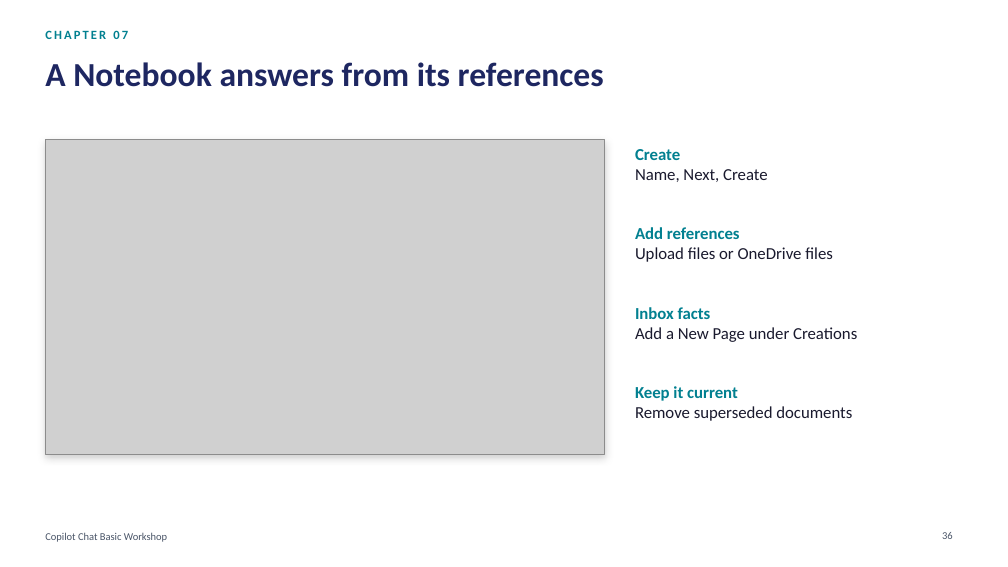
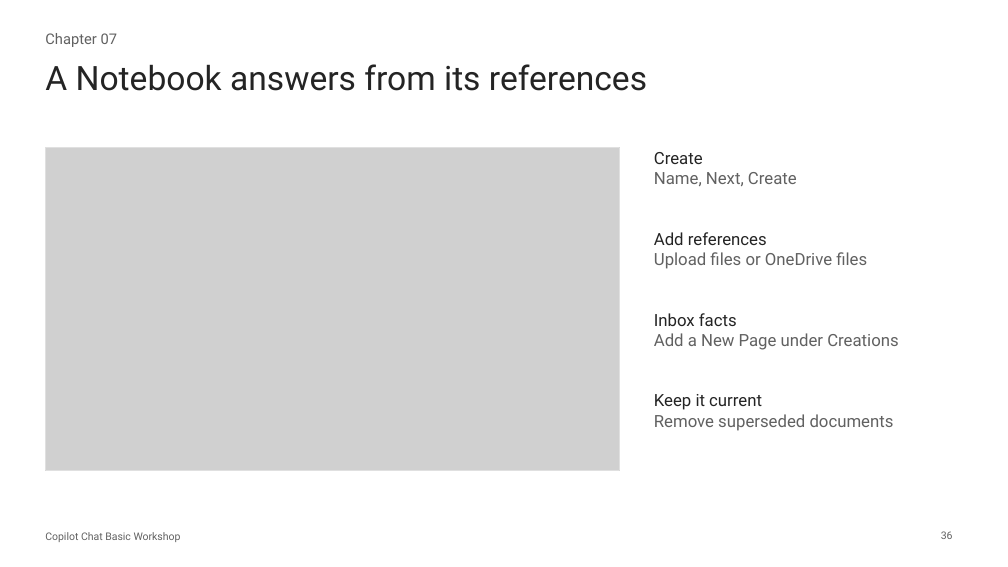
Before and after one commit to Asraf-JS/Copilot-Chat-Basic-Workshop, a slide deck: slide 36 of Copilot-Chat-Basic-Workshop-Deck.pptx. Drawn at 1008x567 pixels with LibreOffice and Linux fonts; fonts in the diff are those of the drawing; grey boxes stand for pictures. Boxes give left, top, right and bottom in pixels: in the first picture for what was removed or moved away, otherwise in the second. Text is boxed around its words. In the diff, an @@ line names an element or a change of style, - is before the commit and + after.

```diff
--- a/Copilot-Chat-Basic-Workshop-Deck.pptx
+++ b/Copilot-Chat-Basic-Workshop-Deck.pptx
@@ text at <box>45,33,118,47</box>: text changed; size 12 to 14 pt; font Calibri to Roboto; text colour #028090 to #616161; bold off @@
-CHAPTER 07
+Chapter 07
@@ title "A Notebook answers from its ..." at <box>45,64,647,91</box>: font Calibri to Roboto, text colour #1E2761 to #242424, bold off @@
@@ picture: place and size @@
-picture at <box>45,140,605,454</box>
+picture at <box>45,147,620,471</box>
@@ rectangle: place and size @@
-rectangle at <box>45,140,605,454</box>
+rectangle at <box>45,147,620,471</box>
@@ rectangle at <box>45,147,620,471</box>: fill #FFFFFF to none; outline #F1F4F7 1 pt to #E0E0E0 1 pt; shadow off @@
@@ text "Create": place and size @@
-text "Create" at <box>635,149,767,182</box>
+text "Create" at <box>654,152,797,186</box>
@@ text "Create" at <box>654,152,797,186</box>: font Calibri to Roboto; text colour #028090 to #242424, bold off in "Create"; text colour #1A1A2E to #616161 in "Name, Next, Create" @@
@@ text "Add references": place and size @@
-text "Add references" at <box>635,227,833,262</box>
+text "Add references" at <box>654,232,867,269</box>
@@ text "Add references" at <box>654,232,867,269</box>: font Calibri to Roboto; text colour #028090 to #242424, bold off in "Add references"; text colour #1A1A2E to #616161 in "Upload files or OneDrive files" @@
@@ text "Inbox facts": place and size @@
-text "Inbox facts" at <box>635,307,857,342</box>
+text "Inbox facts" at <box>654,313,898,350</box>
@@ text "Inbox facts" at <box>654,313,898,350</box>: font Calibri to Roboto; text colour #028090 to #242424, bold off in "Inbox facts"; text colour #1A1A2E to #616161 in "Add a New Page under Creations" @@
@@ text "Keep it current": place and size @@
-text "Keep it current" at <box>635,386,852,421</box>
+text "Keep it current" at <box>654,394,894,431</box>
@@ text "Keep it current" at <box>654,394,894,431</box>: font Calibri to Roboto; text colour #028090 to #242424, bold off in "Keep it current"; text colour #1A1A2E to #616161 in "Remove superseded documents" @@
@@ text "Copilot Chat Basic Workshop" at <box>45,532,181,542</box>: font Calibri to Roboto, text colour #4A5568 to #616161 @@
@@ page number at <box>941,531,953,539</box>: font Calibri to Roboto, text colour #4A5568 to #616161 @@
```
Also in this commit, not shown: 49 other slides changed, 2 other files.
